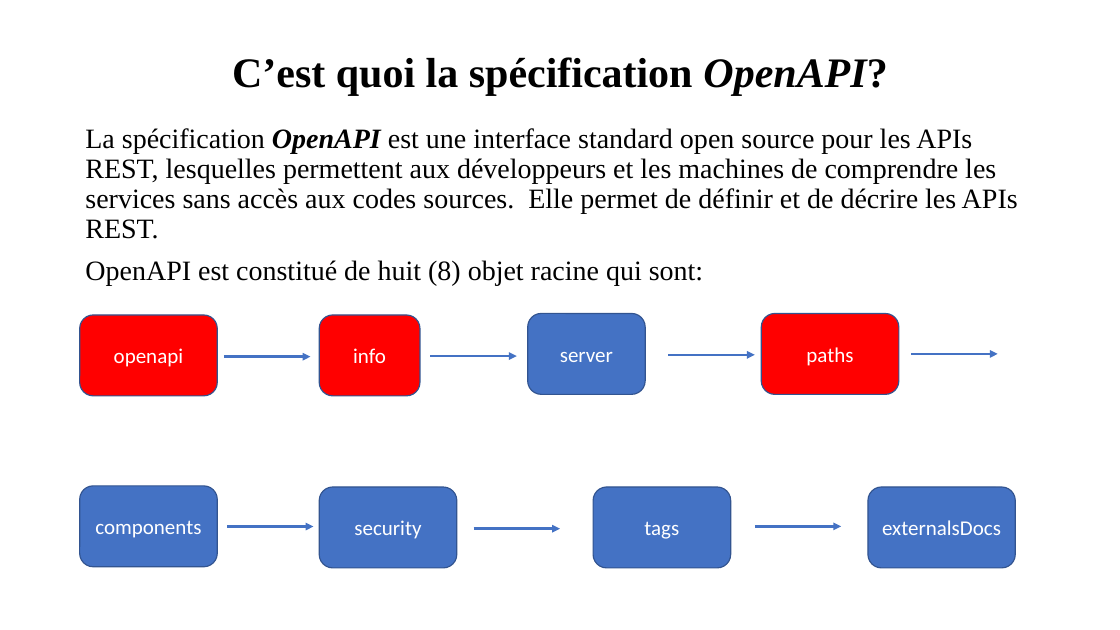
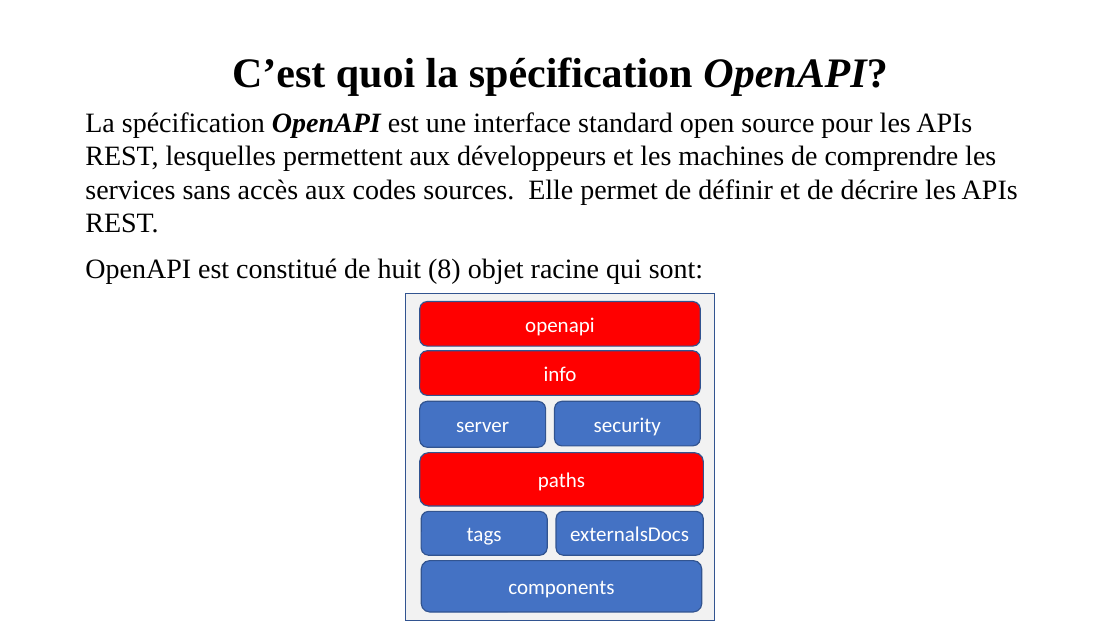
Before and after one commit to OA-Souleymane/MyGitHub-Files, a slide deck: slide 9 of Chapitres/mémoire/PrésentationMémoire.pptx (slide 5 before the commit). Drawn at 1120x630 pixels with LibreOffice and Linux fonts; fonts in the diff are those of the drawing. Boxes give left, top, right and bottom in pixels: in the first picture for what was removed or moved away, otherwise in the second. Text is boxed around its words. In the diff, an @@ line names an element or a change of style, - is before the commit and + after.

```diff
--- a/Chapitres/mémoire/PrésentationMémoire.pptx
+++ b/Chapitres/mémoire/PrésentationMémoire.pptx
@@ text "La spécification OpenAPI est une ...": place and size @@
-text "La spécification OpenAPI est une ..." at <box>85,128,1018,286</box>
+text "La spécification OpenAPI est une ..." at <box>85,112,1018,283</box>
@@ text "La spécification OpenAPI est une ..." at <box>85,112,1018,283</box>: line spacing 0.9 to 1 @@
@@ rectangle added at <box>406,293,714,621</box>, fill #F2F2F2, outline #325491 1 pt @@
@@ rounded rectangle "openapi": place and size @@
-rounded rectangle "openapi" at <box>80,315,218,396</box>
+rounded rectangle "openapi" at <box>420,302,701,346</box>
@@ arrow removed from (224, 357) to (311, 357) @@
@@ rounded rectangle "info": place and size @@
-rounded rectangle "info" at <box>319,315,420,396</box>
+rounded rectangle "info" at <box>420,351,701,396</box>
@@ arrow removed from (430, 356) to (517, 356) @@
@@ arrow removed from (669, 355) to (755, 355) @@
@@ arrow removed from (912, 354) to (998, 354) @@
@@ rounded rectangle "server": place and size @@
-rounded rectangle "server" at <box>528,313,645,394</box>
+rounded rectangle "server" at <box>420,402,546,448</box>
@@ rounded rectangle "security": place and size @@
-rounded rectangle "security" at <box>319,487,457,568</box>
+rounded rectangle "security" at <box>555,402,701,446</box>
@@ rounded rectangle "paths": place and size @@
-rounded rectangle "paths" at <box>761,313,899,394</box>
+rounded rectangle "paths" at <box>420,453,704,507</box>
@@ arrow removed from (227, 527) to (313, 527) @@
@@ rounded rectangle "tags": place and size @@
-rounded rectangle "tags" at <box>593,487,731,568</box>
+rounded rectangle "tags" at <box>421,512,547,555</box>
@@ arrow removed from (474, 528) to (560, 528) @@
@@ rounded rectangle "externalsDocs": place and size @@
-rounded rectangle "externalsDocs" at <box>868,487,1015,568</box>
+rounded rectangle "externalsDocs" at <box>556,512,703,555</box>
@@ arrow removed from (755, 527) to (841, 527) @@
@@ rounded rectangle "components": place and size @@
-rounded rectangle "components" at <box>80,486,218,566</box>
+rounded rectangle "components" at <box>421,560,702,612</box>
```
Also in this commit, not shown: 6 other slides changed, 11 slides added, 6 other files.
